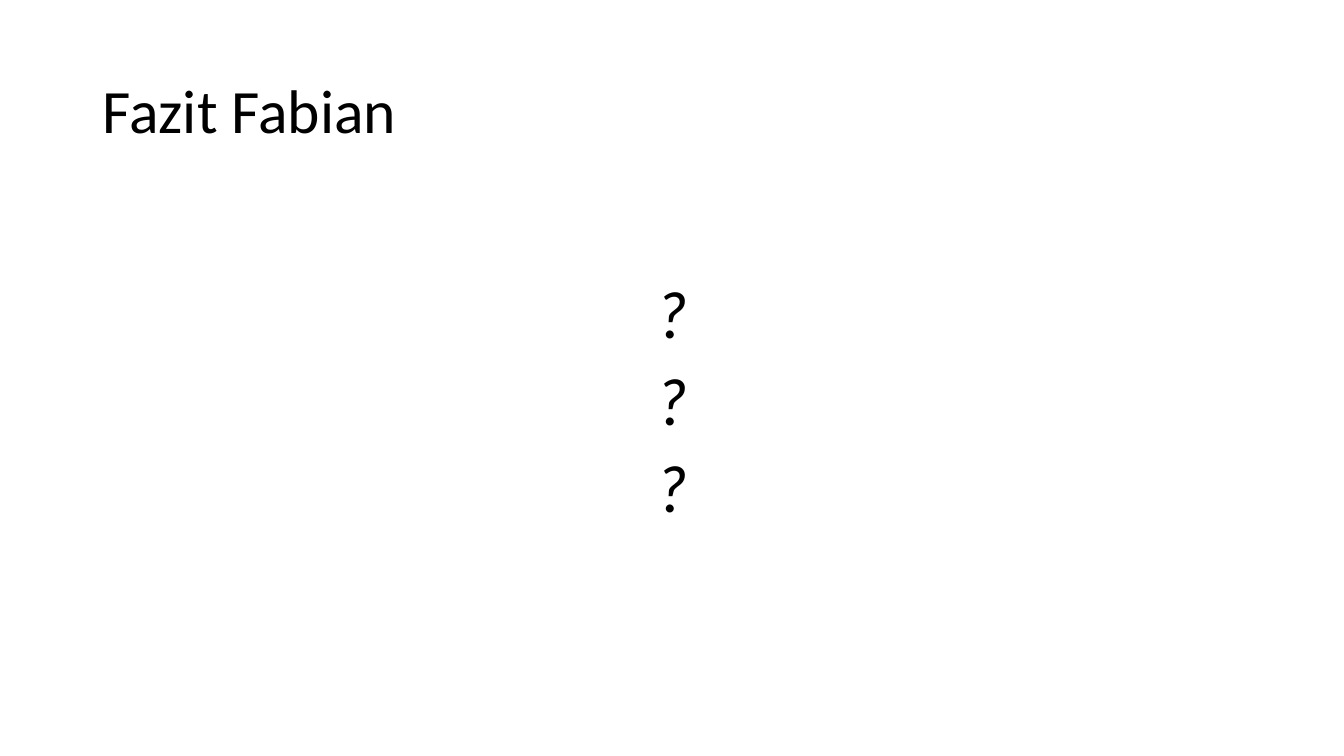
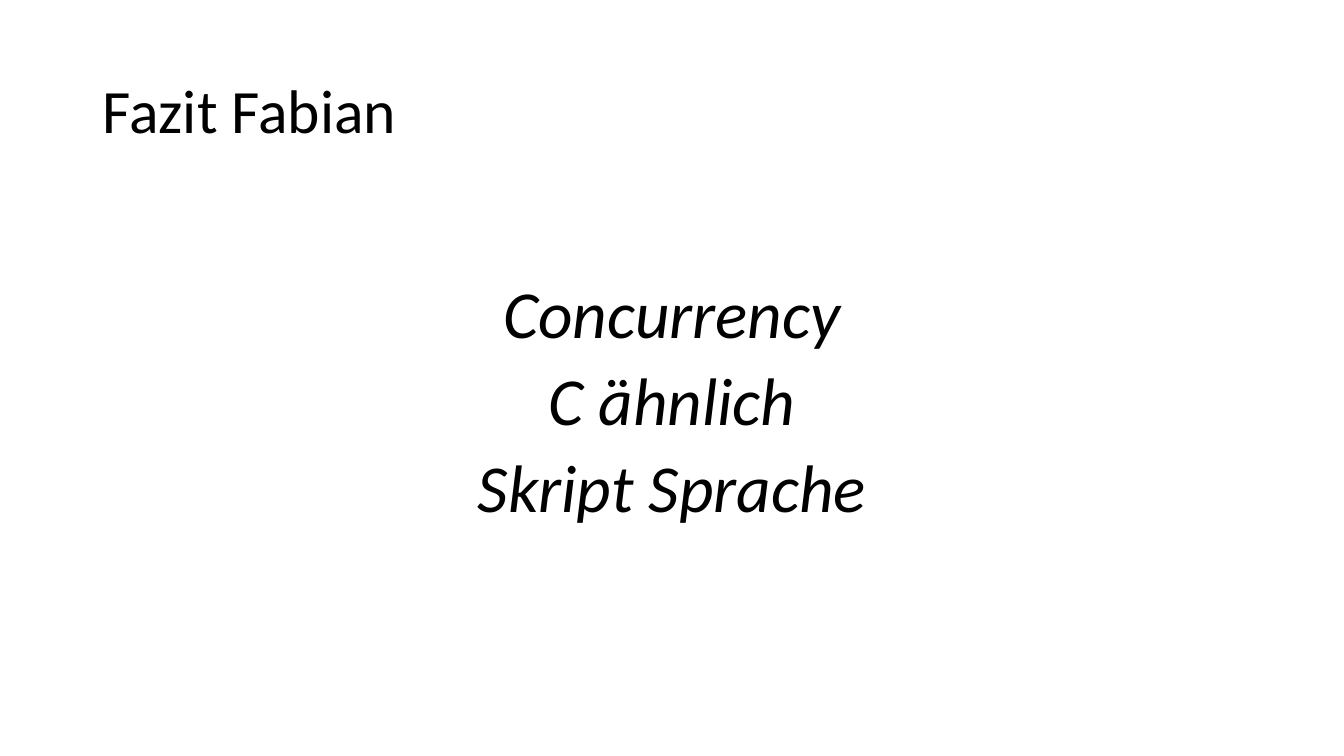
Before and after one commit to alexsuter/golang-experience, a slide deck: slide 10 of presi/presi.pptx (slide 12 before the commit). Drawn at 1344x756 pixels with LibreOffice and Linux fonts; fonts in the diff are those of the drawing. Boxes give left, top, right and bottom in pixels: in the first picture for what was removed or moved away, otherwise in the second. Text is boxed around its words. In the diff, an @@ line names an element or a change of style, - is before the commit and + after.

```diff
--- a/presi/presi.pptx
+++ b/presi/presi.pptx
@@ text at bbox=[478, 294, 866, 523]: text changed @@
-?
-?
-?
+Concurrency
+C ähnlich
+Skript Sprache
```
Also in this commit, not shown: 3 other slides changed, 1 slide added, 3 slides removed.
